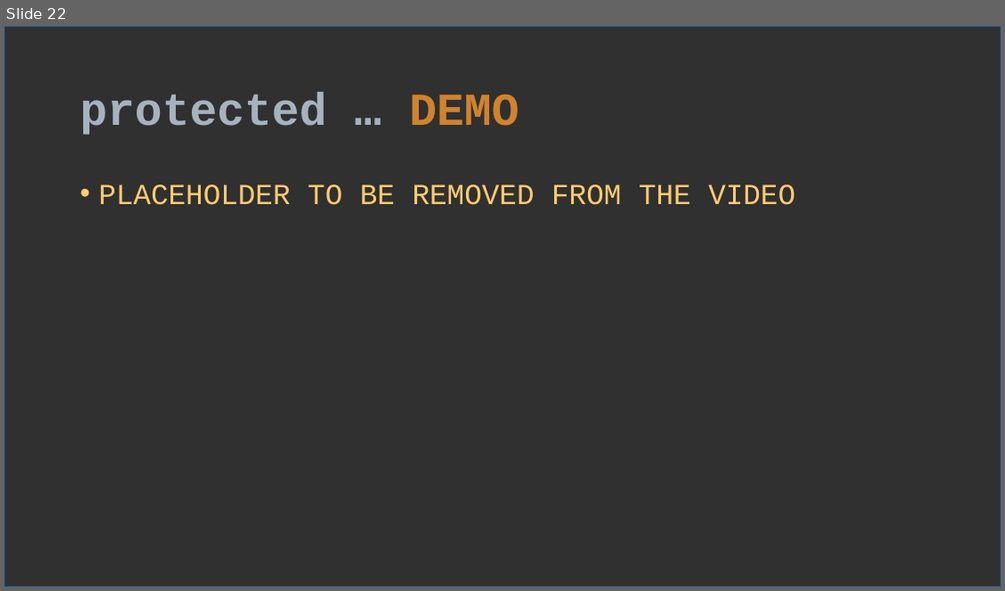
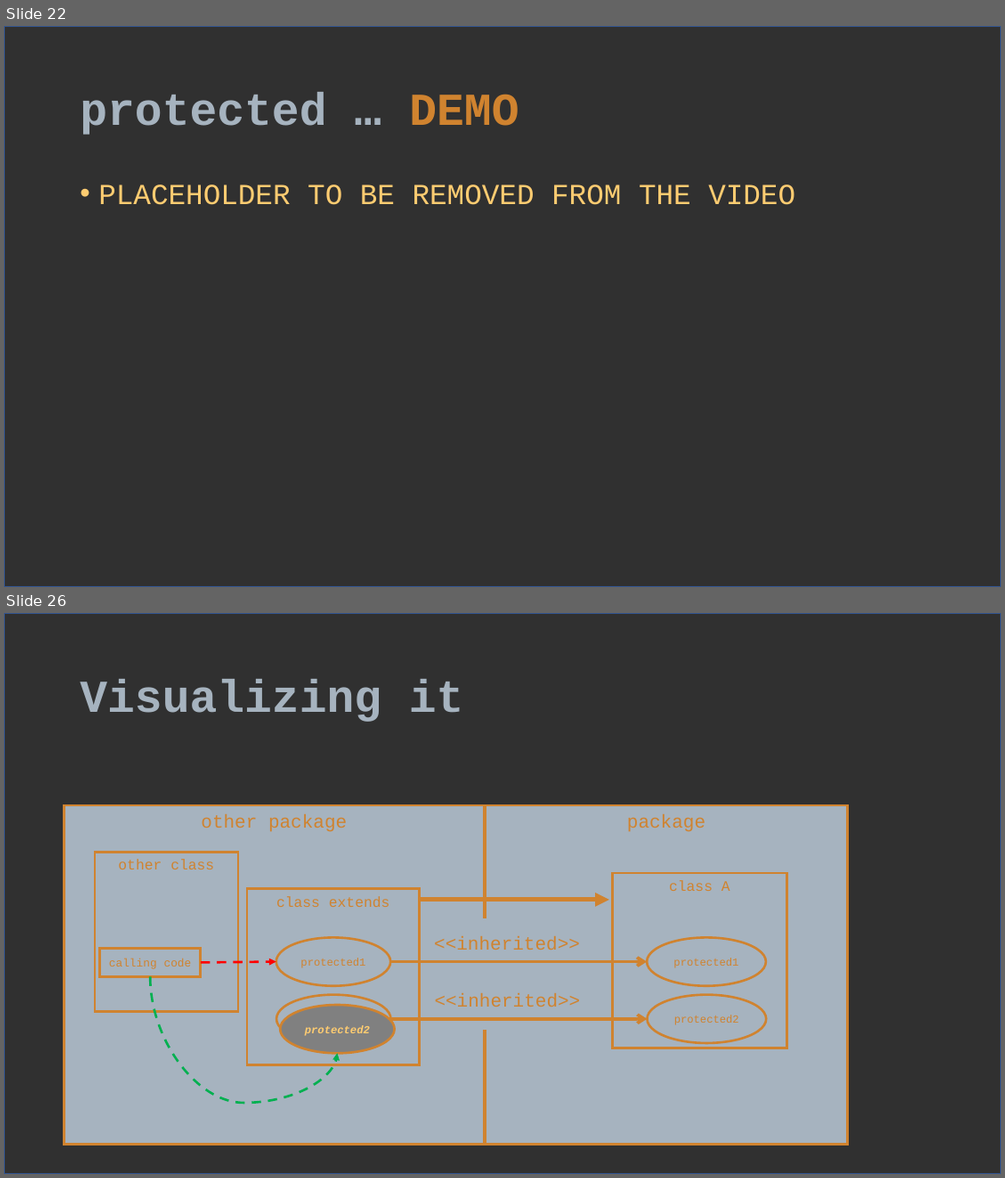
Before and after one commit to verhas/BLOG, a slide deck: access_modifiers/acess_modifiers.pptx. Shown one above the other, each under a label of ours: slide 22 before the commit, slides 22 and 26 after it; the slides between them are not shown. The pictures are 1005x591 and 1005x1178 pixels, drawn with LibreOffice and Linux fonts; fonts in the diff are those of the drawing. Boxes give left, top, right and bottom in pixels: in the first picture for what was removed or moved away, otherwise in the second. Text is boxed around its words. In the diff, an @@ line names an element or a change of style, - is before the commit and + after.

```diff
--- a/access_modifiers/acess_modifiers.pptx
+++ b/access_modifiers/acess_modifiers.pptx
@@ slide 26 added at (4,613,1001,1174), background #404040; not listed: 1 template element that a slide beside it also shows @@
@@ title added at (80,679,464,722), 44 pt, text #A6B3BF, bold @@
+Visualizing it
@@ rectangle added at (64,805,484,1144), fill #A6B3BF, outline #D0832F 2.25 pt, 18 pt, text #D0832F @@
+other package
@@ rectangle added at (485,805,848,1144), fill #A6B3BF, outline #D0832F 2.25 pt, 18 pt, text #D0832F @@
+package
@@ rectangle added at (95,852,238,1012), fill #A6B3BF, outline #D0832F 2.25 pt, 14 pt, text #D0832F @@
+other class
@@ rectangle added at (613,873,787,1048), fill #A6B3BF, outline #D0832F 2.25 pt, 14 pt, text #D0832F @@
+class A
@@ rectangle added at (247,889,420,1065), fill #A6B3BF, outline #D0832F 2.25 pt, 14 pt, text #D0832F @@
+class extends
@@ arrow added from (420, 900) to (609, 900), #D0832F 4.5 pt @@
@@ rectangle added at (466,919,500,1030), fill #A6B3BF, outline #A6B3BF 1 pt @@
@@ rectangle added at (100,948,201,976), fill #A6B3BF, outline #D0832F 2.25 pt, 11 pt, text #D0832F @@
+calling code
@@ ellipse added at (276,938,390,986), fill #A6B3BF, outline #D0832F 2.25 pt, 10.5 pt, text #D0832F @@
+protected1
@@ text added at (434,936,580,949), 18 pt, text #D0832F @@
+<<inherited>>
@@ ellipse added at (647,938,766,986), fill #A6B3BF, outline #D0832F 2.25 pt, 10.5 pt, text #D0832F @@
+protected1
@@ curved arrow added from (150, 976) to (338, 1054), #00B050 2.25 pt dashed @@
@@ arrow added from (201, 962) to (276, 962), #FF0000 2.25 pt dashed @@
@@ arrow added from (390, 962) to (647, 962), #D0832F 3 pt @@
@@ ellipse added at (276,995,390,1043), fill #A6B3BF, outline #D0832F 2.25 pt, 10.5 pt, text #D0832F @@
+protected2
@@ ellipse added at (280,1005,395,1054), fill #808080, outline #D0832F 2.25 pt, 10.5 pt, text #FECC71, bold, italic @@
+protected2
@@ text added at (435,993,581,1006), 18 pt, text #D0832F @@
+<<inherited>>
@@ ellipse added at (647,995,766,1043), fill #A6B3BF, outline #D0832F 2.25 pt, 10.5 pt, text #D0832F @@
+protected2
@@ arrow added from (390, 1019) to (647, 1019), #D0832F 3 pt @@
```
Also in this commit, not shown: 2 slides changed, 10 other slides added.
